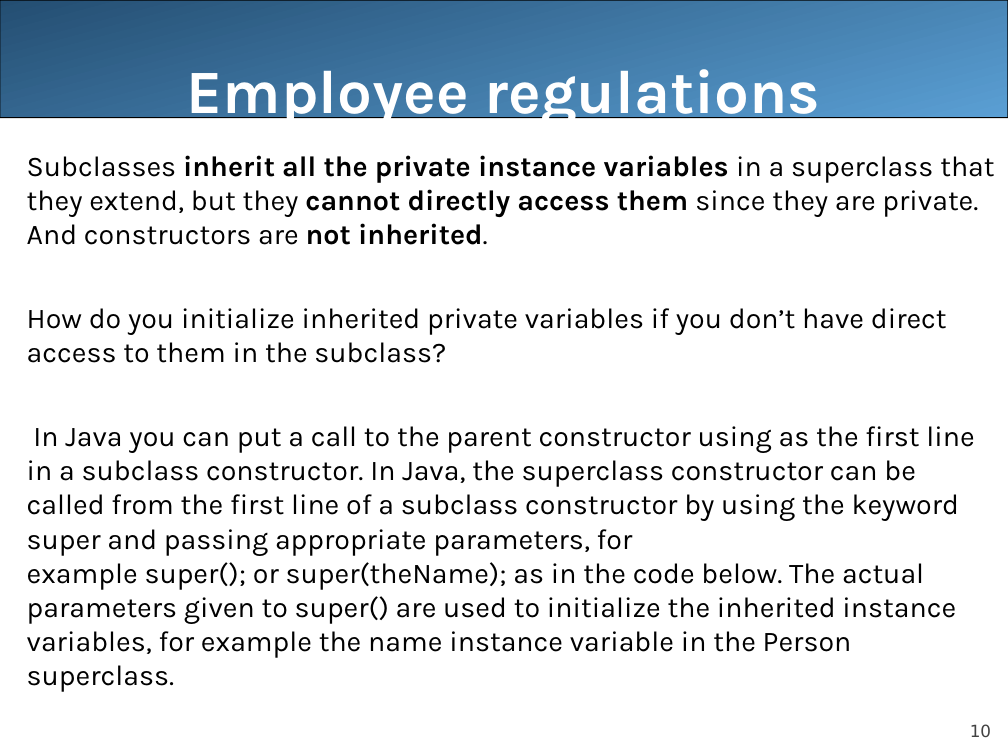
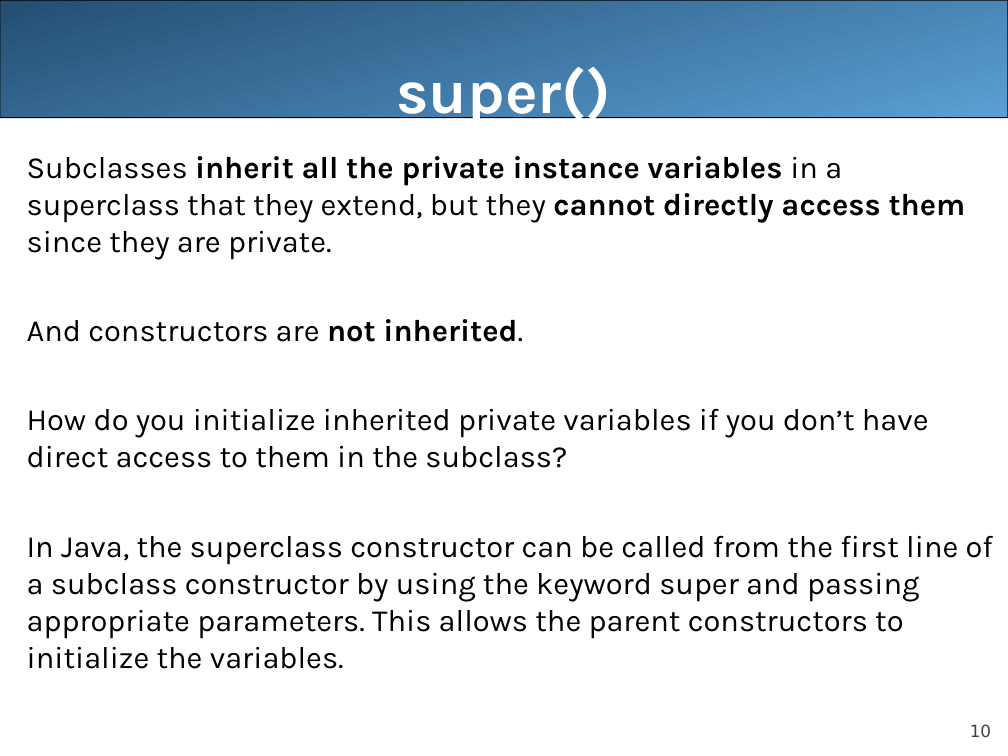
Before and after one commit to LongBaoNguyen/longbaonguyen.github.io, a slide deck: slide 10 of courses/apcsa/lecture21.ppt. Drawn at 1008x756 pixels with LibreOffice and Linux fonts; fonts in the diff are those of the drawing. Boxes give left, top, right and bottom in pixels: in the first picture for what was removed or moved away, otherwise in the second. Text is boxed around its words. In the diff, an @@ line names an element or a change of style, - is before the commit and + after.

```diff
--- a/courses/apcsa/lecture21.ppt
+++ b/courses/apcsa/lecture21.ppt
@@ title at [397,67,612,128]: text changed @@
-Employee regulations
+super()
@@ text at [27,156,966,342]: text changed; size 20.4 to 22 pt @@
-Subclasses inherit all the private instance variables in a superclass that they extend, but they cannot directly access them since they are private. And constructors are not inherited.
+Subclasses inherit all the private instance variables in a superclass that they extend, but they cannot directly access them since they are private.
+And constructors are not inherited.
@@ text at [27,409,929,468]: size 20.4 to 22 pt in "How do you initialize inherited private variables ..." @@
@@ text at [27,535,993,669]: text changed; size 20.4 to 22 pt @@
-In Java you can put a call to the parent constructor using as the first line in a subclass constructor. In Java, the superclass constructor can be called from the first line of a subclass constructor by using the keyword super and passing appropriate parameters, for example super(); or super(theName); as in the code below. The actual parameters given to super() are used to initialize the inherited instance variables, for example the name instance variable in the Person superclass.
+In Java, the superclass constructor can be called from the first line of a subclass constructor by using the keyword super and passing appropriate parameters. This allows the parent constructors to initialize the variables.
```
Also in this commit, not shown: 1 other slide changed, 3 slides added, 6 slides removed, 4 other files.
